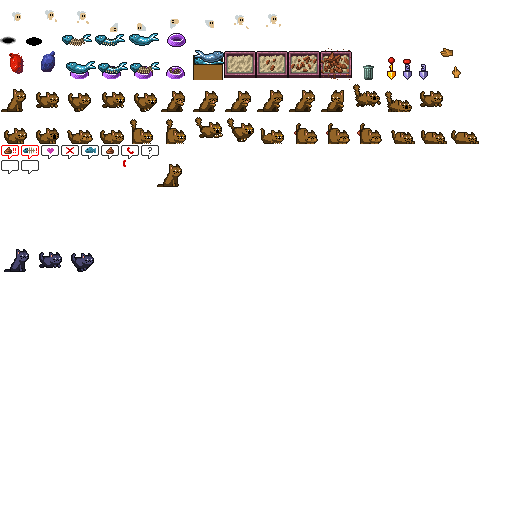
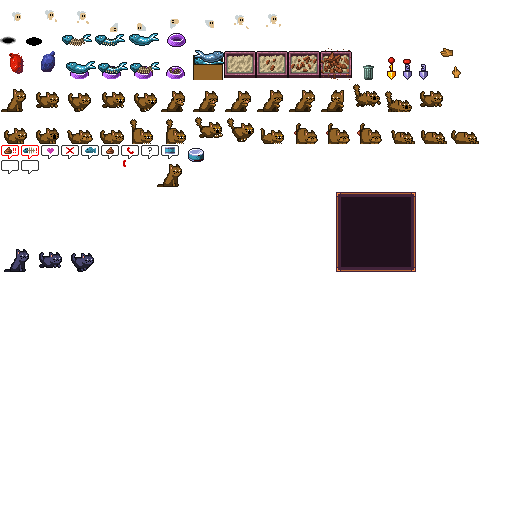
Two versions of the same layered image (512px x 512px). Layer-by-layer changes:
added layer "Layer 1" above "tiles" over (x1=165, y1=147, x2=204, y2=162)
painted on "tiles" over (x1=161, y1=145, x2=416, y2=272)
